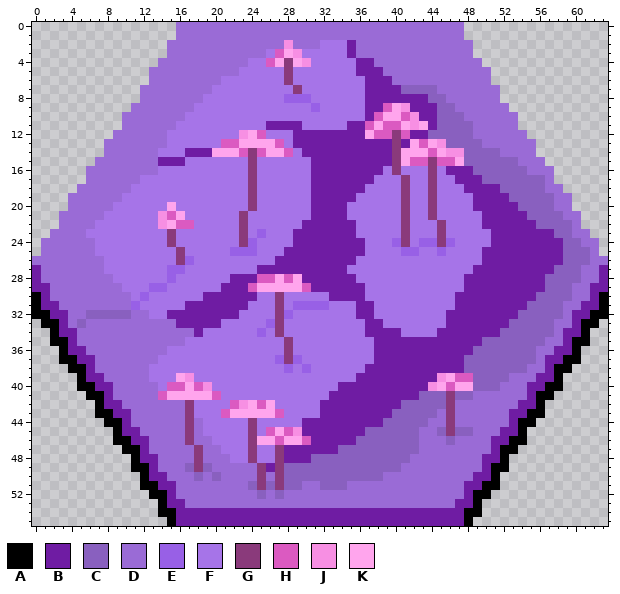
Two states of a pixel-art sprite, Images.Tilesets/TileSets/HexaRealm/Tiles/Mycelium+Hill+Forest.png. Above is the file before it was changed.
The file is 64x56 pixels. Colours within 5 levels of each other are drawn and written as one.
Palette (. is transparent): A #000000  B #6f1ca3  C #8960bf  D #9a6bd6  E #9860e6  F #a674e8  G #8a3a7b  H #db5ac1  J #f78fe3  K #ffa5ed
Pixels before (only the part around the change), first column x 0:
 0 ................DDDDDDDDDDDDDDDDDDDDDDDDDDDDDDDD................
 1 ................DDDDDDDDDDDDDDDDDDDDDDDDDDDDDDDD................
 2 ...............DDDDDDDDDDDDDJDDDFFFBDDDDDDDDDDDDD...............
 3 ...............DDDDDDDDDDDFHKJFFFFFBDDDDDDDDDDDDD...............
 4 ..............DDDDDDDDDDFFHKGKJFFFFFBBDDDDDDDDDDDD..............
 5 .............DDDDDDDDDDFFFFFGFFFFFFFBBBDDDDDDDDDDDD.............
 6 .............DDDDDDDDFFFFFFFGFFFFFFFFBBBDDDDDDDDDDD.............
 7 ............DDDDDDDDFFFFFFFFFGFFFFFFFBBBBCCCCDDDDDDD............
 8 ............DDDDDDDFFFFFFFFFEEEFFFFFFBBBBBBBCCDDDDDD............
 9 ...........DDDDDDDFFFFFFFFFFFFFEFFFFFBBHKJBBBCCDDDDDD...........
10 ..........DDDDDDDFFFFFFFFFFFFFFFFFFFFBHKKHJBBCCCDDDDDD..........
11 ..........DDDDDDFFFFFFFFFFBBBBFFFFFBBHKHHKJKBCCCCDDDDD..........
12 .........DDDDDDFFFFFFFFJKHFFFBBBBBBBBKHHGHBBCCCCCDDDDDD.........
13 ........DDDDDDDFFFFFFHHKKKKHFBBBBBBBBBBBGBKHKJCCCCDDDDDD........
14 ........DDDDDDFFFBBBKKKHGHKKHFBBBBBBBBBBGKKKHKJJCCCCDDDD........
15 .......DDDDDDDBBBFFFFFFFGFFFFFFBBBBBBBBBGKHHGHHKCCCCCCDDD.......
16 ......DDDDDDDDFFFFFFFFFFGFFFFFFBBBBBBBBFGFFFGFBBBCCCCCCDDD......
17 ......DDDDDDFFFFFFFFFFFFGFFFFFFBBBBBBBFFFGFFGFFBBBCCCCCCCD......
18 .....DDDDDDFFFFFFFFFFFFFGFFFFFFBBBBBBFFFFGFFGFFFBBBBCCCCCDD.....
19 ....DDDDDDFFFFFFFFFFFFFFGFFFFFFBBBBBFFFFFGFFGFFFFBBBBCCCCCDD....
20 ....DDDDDFFFFFFKFFFFFFFFGFFFFFFBBBBFFFFFFGFFGFFFFBBBBBCCCCDD....
21 ...DDDDDFFFFFFJHKFFFFFFGFFFFFFFBBBBFFFFFFGFFGFFFFFBBBBBCCCCDD...
22 ...DDDDFFFFFFFJKHHFFFFFGFFFFFFBBBBBBFFFFFGFFFGFFFFBBBBBBCCCCD...
23 ..DDDDFFFFFFFFFGFFFFFFFGFEFFFBBBBBBBFFFFFGFFFGFFFFFBBBBBBBCCDD..
24 .DDDDDDFFFFFFFFGFFFFFFFGEFFFFBBBBBBBBFFFEGFEEGEFFFFBBBBBBBBCCDD.
25 .DDDDDDFFFFFFFFFGFFFFFEEEFFFBBBBBBBBBFFFFEEFFEFFFFBBBBBBBBBCCCD.
26 DDDDDDDDFFFFFFFFGEFFFFFFFFFBBBBBBBBBFFFFFFFFFFFFFFBBBBBBBBBCCCDD
27 BDDDDDDDFFFFFFFEEFFFFFFFFBBBBBBBBBBFFFFFFFFFFFFFFBBBBBBBBBCCCDDB
28 BDDDDDDDDFFFFFFEFFFFFFBBBHHKHKBBBBBBFFFFFFFFFFFFBBBBBBBBBCCCCDDB
29 BBDDDDDDDDFFFEEFFFFFFBBBHKKKKKHBBBBBBFFFFFFFFFFFBBBBBBBBBCCCDDBB
30 ABDDDDDDDDDFEFFFFFFBBBBBBFFGFFFFFBBBBFFFFFFFFFFBBBBBBBBBCCCCDDBA
31 ABBDDDDDDDDEFFFFFBBBBBBBFFFGFEEEEFFFBBFFFFFFFFFBBBBBBBBCCCCDDBBA
32 AABBDDCCCCCDDFFBBBBBBBBFFFFGEFFFFFFFBBFFFFFFFFBBBBBBBBCCCCCDBBAA
33 .AABDCDDDDDDDDDDBBBBBFFFFFEGFFFFFFFFFBBFFFFFFFBBBBBBBCCCCCDDBAA.
34 ..ABBDDDDDDDDDDDDDBFFFFFFEFGFFFFFFFFFBBBBFFFFBBBBBBBCCCCCCDBBA..
35 ..AABDDDDDDDDDDDDFFFFFFFFFFFGFFFFFFFFFBBBBBBBBBBBBCCCCCCCDDBAA..
36 ...ABBDDDDDDDDDFFFFFFFFFFFFFGFFFFFFFFFBBBBBBBBBBBCCCCCCCDDBBA...
37 ...AABBDDDDDDDFFFFFFFFFFFFFEGEFFFFFFFFBBBBBBBBBBCCCCCCCCDBBAA...
38 ....AABDDDDDDFFFFFFFFFFFFFFFEFEFFFFFFBBBBBBBBBBBCCCCCCCDDBAA....
39 .....ABBDDDDDFFFKJFFFFFFFFFFFFFFFFFFBBBBBBBBBJKHHCCCCDDDBBA.....
40 .....AABBDDDDDFHHKHJFFFFFFFFFFFFFFBBBBBBBBBBJKHKKCCCDDDBBAA.....
41 ......AABDDDDDHKKKKKHFFFFFFFFFFFFBBBBBBBBBBCCCGCCDDDDDDBAA......
42 .......ABBDDDDDDDGFFFFHJKHKFFFFFBBBBBBBBBCCCCCGDDDDDDDBBA.......
43 .......AABBDDDDDDGFFFHKKKKKHFFFFBBBBBBBBCCCCCDGDDDDDDBBAA.......
44 ........AABDDDDDDGDFFFFFGFFFFFBBBBBBBBBCCCCCDDGDDDDDDBAA........
45 .........ABBDDDDDGDFFFFFGFHKHJBBBBBBBCCCCCCDDCGCCDDDBBA.........
46 .........AABBDDDDGDDFFFFGKKHKKHBBBBBCCCCCCCDDDCDDDDBBAA.........
47 ..........AABDDDDDGDDFFFGFFGBBBBBBCCCCCCCCCDDDDDDDDBAA..........
48 ...........ABBDDDDGDDDFFGFFGBBBCCCCCCCCCCCDDDDDDDDBBA...........
49 ...........AABDDDCGCDDDDDGBGCCCCCCCCCCCCCDDDDDDDDDBAA...........
50 ............ABBDDDCDCDDDDGDGCCCCCCCCCCCDDDDDDDDDDBBA............
51 ............AABBDDDDDDDDCGCGCCDDCCCDDDDDDDDDDDDDBBAA............
52 .............AABDDDDDDDDDCDCDDDDDDDDDDDDDDDDDDDDBAA.............
53 ..............ABBDDDDDDDDDDDDDDDDDDDDDDDDDDDDDDBBA..............
54 ..............AABBBBBBBBBBBBBBBBBBBBBBBBBBBBBBBBAA..............
55 ...............ABBBBBBBBBBBBBBBBBBBBBBBBBBBBBBBBA...............
The result:
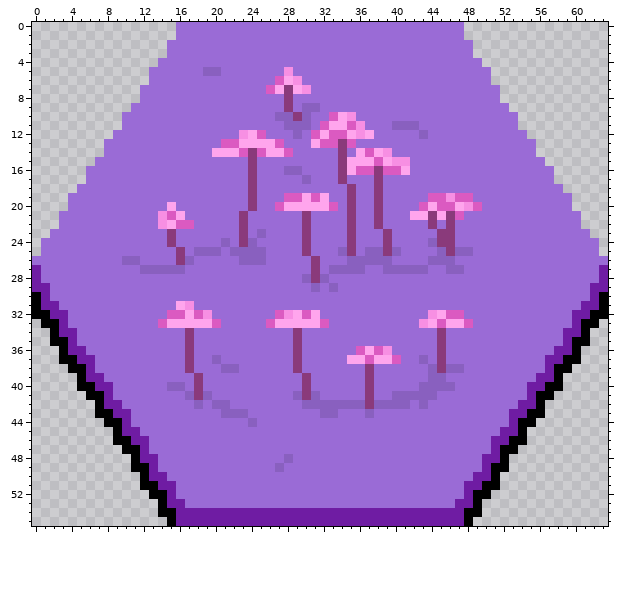
From old to new:
Changed rows in their new state; - is an unchanged pixel.
first column x 5:
 2 -----------------------D---DDDD--------------------------
 3 ---------------------DDDDDDDDDD--------------------------
 4 -------------------DDDDDDDDDDDDDD------------------------
 5 --------------CC--DDDDDJDDDDDDDDDD-----------------------
 6 ----------------DDDDDDHKJDDDDDDDDDD----------------------
 7 ---------------DDDDDDHKGKJDDDDDDDDDDDDDD-----------------
 8 --------------DDDDDDDDDGDDDDDDDDDDDDDDDDD----------------
 9 -------------DDDDDDDDDDGDCCDDDDDDDDDDDDDDD---------------
10 ------------DDDDDDDDDDCCGCDDHKJDDDDDDDDDDDD--------------
11 -----------DDDDDDDDDDDDCCCDHKKHJDDDCCCDDDDDD-------------
12 ----------DDDDDDDD---DDDCDHKHHKJ-DDDDDCDDDDD-------------
13 ----------DDDDDD-------DDDKHHGHDDDDDDDDDDDDDD------------
14 ---------DDDDDD---------DDDDDGDKHKJDDDDDDDDDDDD----------
15 ---------DDDDDDDDDD-DDDDDDDDDGKKKHKJJDDDDDDDDDDDD--------
16 ---------DDDDDDDDDD-DDDCCDDDDGKHHGHHKDDDDDDDDDDDDD-------
17 -------DDDDDDDDDDDD-DDDDDCDDDGDDDGDDDDDDDDDDDDDDDDDD-----
18 ------DDDDDDDDDDDDD-DDDDDDDDDDGDDGDDDDDDDDDDDDDDDDDD-----
19 -----DDDDDDDDDDDDDD-DDDHHKHKDDGDDGDDDDDHHJHHDDDDDDDDD----
20 ----DDDDDD-DDDDDDDD-DDHKKKKKHDGDDGDDDDHKHHKJHDDDDDDDD----
21 ---DDDDDD---DDDDDD-DDDDDDGDDDDGDDGDDDKK-KGHDDDDDDDDDDD---
22 --DDDDDDD----DDDDD-DDDDDDGDDDDGDDGDDDDDGDGDDDDDDDDDDDDD--
23 -DDDDDDDDD-DDDDDDD-DCDDDDGDDDDGDDDGDDDDD-GDDDDDDDDDDDDD--
24 --DDDDDDDD-DDDDDCD-CDDDDDGDDDDGDDDGDDDDC-GDDDDDDDDDDDDDD-
25 --DDDDDDDDD-DCCCDCCCCDDDDGDDDCGDCCGCDDDDCGCCDDDDDDDDDDDDD
26 ---DDCCDDDD-CDDDDDCCCDDDDDGDDDCCCCCDDDDCCCDDDDDDDDDDDDDDD
27 ---DDDDCCCCCDDDDDDDDDDDDDDGDCCCCDDCCCCCDDCCDDDDDDDDDDDDD-
28 ----DDDDDDDDDDDDDDDDDDDDDCGCDDDDDDDDDDDDDDDDDDDDDDDDDDDD-
29 -----DDDDDDDDDDDDDDDDDDDDDCDCDDDDDDDDDDDDDDDDDDDDDDDDDD--
30 ------DDDDDDDDDDDDDDDDDDDDDDDDDDDDDDDDDDDDDDDDDDDDDDDDD--
31 ------DDDDDKJDDDDDDDDDDDDDDDDDDDDDDDDDDDDDDDDDDDDDDDDD---
32 -DDDDD--DDHHKHJDDDDDDDHJKHKDDDDDDDDDDDDJKHHDDDDDDDDDDD---
33 D--------HKKKKKHDDDDDHKKKKKHDDDDDDDDDDJKHKKHDDDDDDDDD----
34 ------------GDDDDDDDDDDDGDDDDDDDDDDDDDDDGDDDDDDDDDDDD----
35 ------------GDDDDDDDDDDDGDDDDDDDDDDDDDDDGDDDDDDDDDDD-----
36 ----------DDGDDDDDDDDDDDGDDDDDDHKHJDDDDDGDDDDDDDDDD------
37 ---------DDDGDDCDDDDDDDDGDDDDDKKHKKHDDCDGDDDDDDDDDD------
38 --------DDDDGDDDCCDDDDDDGDDDDDDDGDDDDDDCGCCDDDDDDD-------
39 --------DDDDDGDDDDDDDDDDDGDDDDDDGDDDDDDCCDDDDDDD---------
40 ---------DCCDGDDDDDDDDDDDGDDDDDDGDDDDDCCCCDDDDD----------
41 ---------DDDCGCDDDDDDDDDCGCDDDDDGDDCCC--DDDD-------------
42 ------------DCDCCDDDDDDDDCCCCCCCGCCC-D-DDD---------------
43 ------------DDDDCCCDDDDDDDDCCDDDCDDDDDDD-D---------------
44 ------------D-DDDDDCDDDDDDDDDDDDDDDDDDD--D---------------
45 ------------D-DDDDDDDDDDDDDDDDDDDDDDDD--DDDD-------------
46 ------------D--DDDDDDDDDDDDDDDDDDDDDDD---D---------------
47 -------------D--DDDDDDDDDDDDDDDDDDDDDD-------------------
48 -------------D---DDDDDDCDDDDDDDDDDDDD--------------------
49 ------------DDD-----DDCDDDDDDDDDDDDD---------------------
50 -------------D-D----D-DDDDDDDDDDDD-----------------------
51 -------------------DDDDDD--DDD---------------------------
52 --------------------D-D----------------------------------
